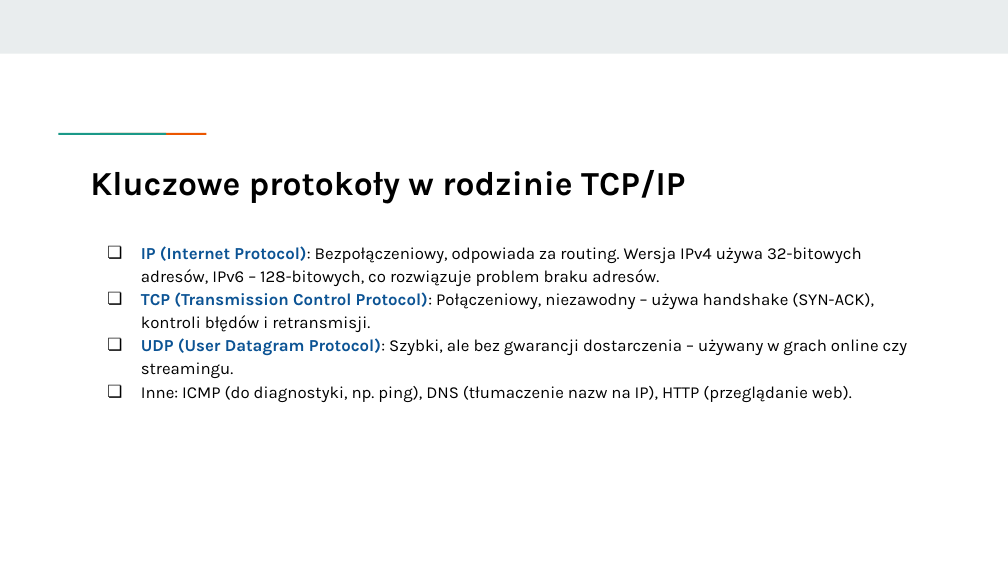
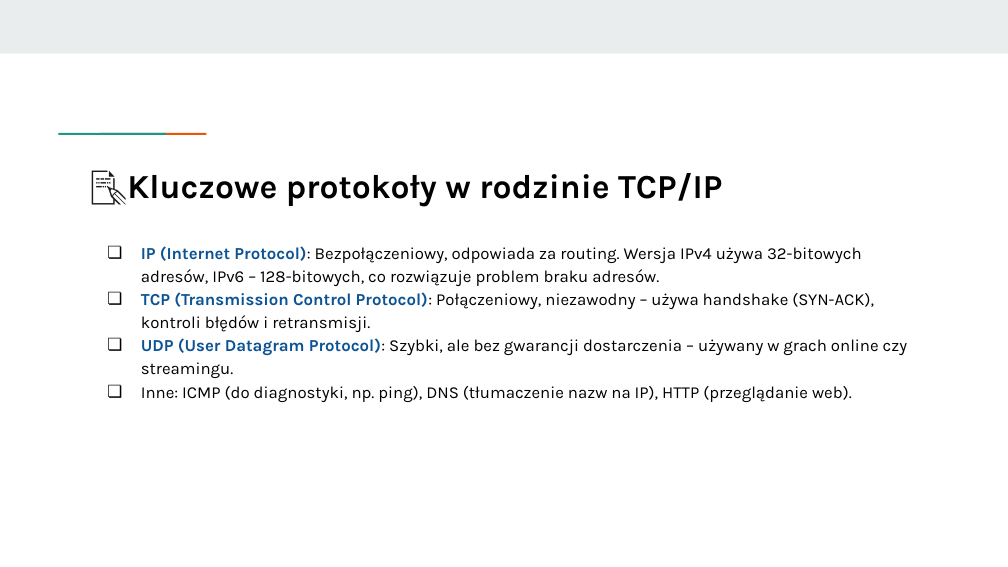
Before and after one commit to KasiaKasia/PRZEDMIOTY, a slide deck: slide 88 of ZASTOSOWANIE_INFORMATYKI/1A-gr_2/Zastosowanie informatyki - 1A gr. 2.pptx. Drawn at 1008x567 pixels with LibreOffice and Linux fonts; fonts in the diff are those of the drawing. Boxes give left, top, right and bottom in pixels: in the first picture for what was removed or moved away, otherwise in the second. Text is boxed around its words. In the diff, an @@ line names an element or a change of style, - is before the commit and + after.

```diff
--- a/ZASTOSOWANIE_INFORMATYKI/1A-gr_2/Zastosowanie informatyki - 1A gr. 2.pptx
+++ b/ZASTOSOWANIE_INFORMATYKI/1A-gr_2/Zastosowanie informatyki - 1A gr. 2.pptx
@@ title at bbox=[127, 173, 722, 207]: text changed @@
-Kluczowe protokoły w rodzinie TCP/IP
+📝Kluczowe protokoły w rodzinie TCP/IP
```
Also in this commit, not shown: 14 other slides changed, 3 other files.
